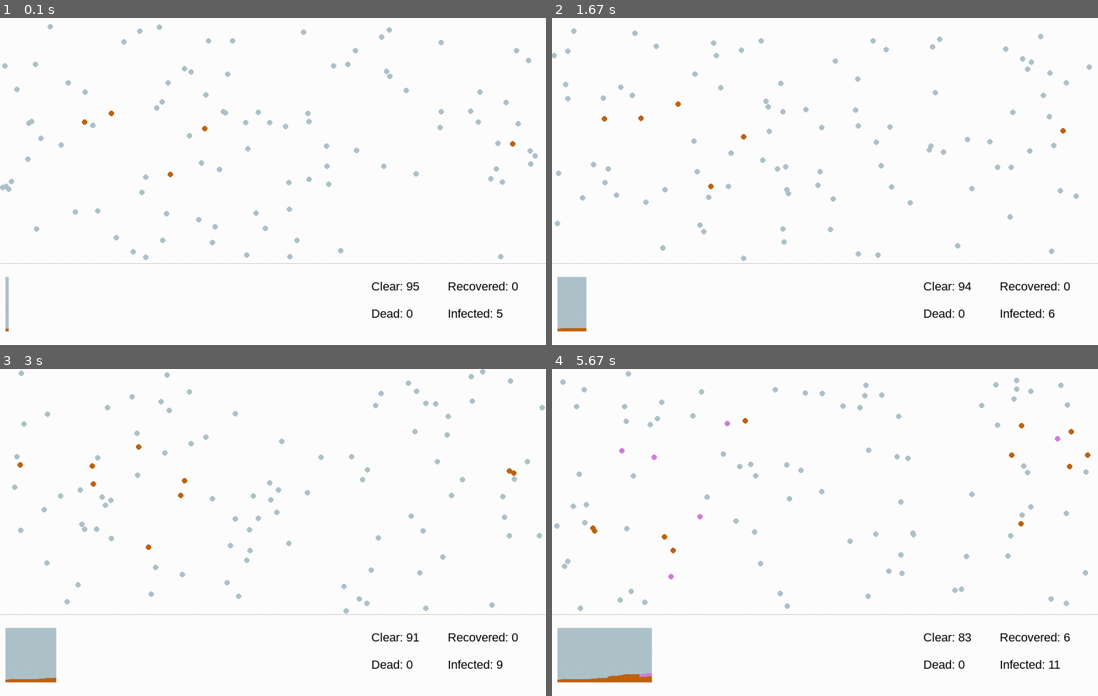
Above: before the commit, frames 1-4 (two rows, left to right).
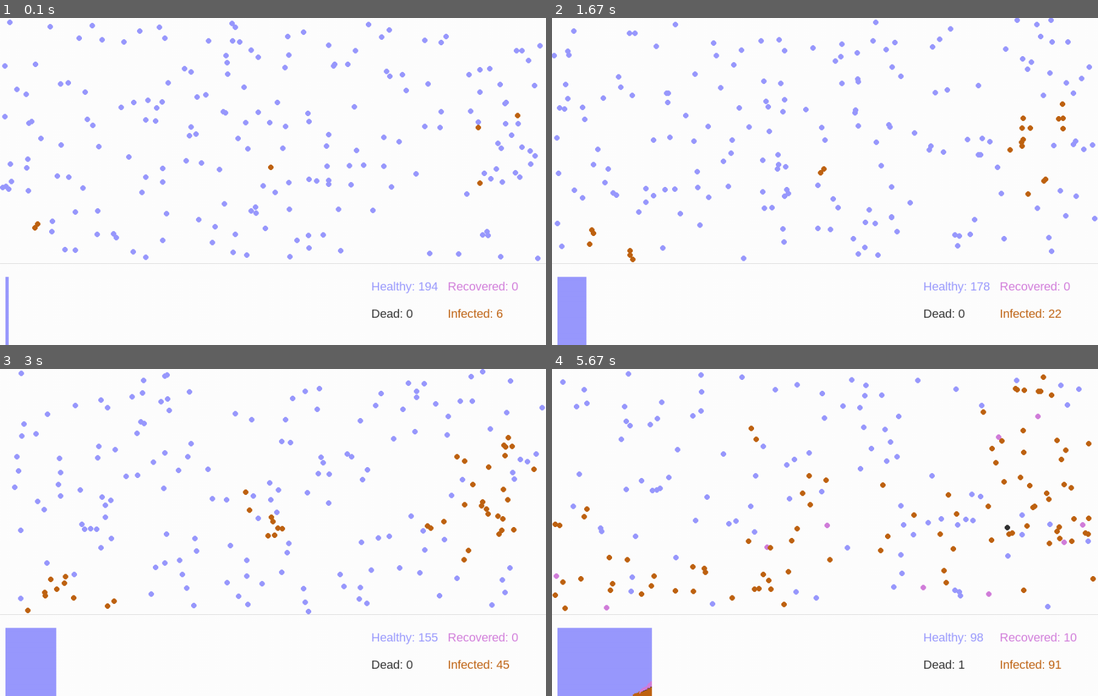
Above: after the commit, the same moments.

Repository: dansarno/pygame-pandemic-simulation
Game: pygame game, started from animation/animation.py
Two runs of this game, one before a commit and one after it. Both use one fixed random seed, a clock stepped at 60 frames per second and the inputs below.
Inputs:
- Up to frame 1 (0.1 s): no input
- Up to frame 2 (1.67 s): no input
- Up to frame 3 (3 s): no input
- Up to frame 4 (5.67 s): tap Enter every 0.33 s from 3.33 to 5.33 s

The runs differ from the first frame. In frame 1, 3.4% of the frame differs, in the area x 0-100%, y 0-100%; in frame 2, 4.5%; in frame 3, 5.6%; in frame 4, 7.8%.

Commit message:
Separated people colour from bg colour in config file. Text now renders in the same colours representing the people. is_it_over now changed to infection_free

Diff:
--- a/animation/animation.py
+++ b/animation/animation.py
@@ -8,7 +8,7 @@
 
 def render_plot(people, origin, frame):
     delta_y = 0
-    for stat, colours in zip(list(people.stats.items()), list(configs['appearance'].items())):
+    for stat, colours in zip(list(people.stats.items()), list(configs['appearance']['people'].items())):
         if stat[1] == 0:
             continue
         pygame.draw.rect(screen,
@@ -20,27 +20,27 @@
 
 def render_population(people, origin):
     for i, person in enumerate(people.persons):
-        if person.status == health.clear:
+        if person.status == health.healthy:
             pygame.draw.circle(screen,
-                               configs['appearance']['clear_colour'],
+                               configs['appearance']['people']['healthy_colour'],
                                tuple(person.pos.astype(int)),
                                configs['people']['radius'])
 
         if person.status == health.infected:
             pygame.draw.circle(screen,
-                               configs['appearance']['infected_colour'],
+                               configs['appearance']['people']['infected_colour'],
                                tuple(person.pos.astype(int)),
                                configs['people']['radius'])
 
         if person.status == health.recovered:
             pygame.draw.circle(screen,
-                               configs['appearance']['recovered_colour'],
+                               configs['appearance']['people']['recovered_colour'],
                                tuple(person.pos.astype(int)),
                                configs['people']['radius'])
 
         if person.days_dead < health.dead.frame_limit and person.status == health.dead:
             pygame.draw.circle(screen,
-                               configs['appearance']['dead_colour'],
+                               configs['appearance']['people']['dead_colour'],
                                tuple(person.pos.astype(int)),
                                configs['people']['radius'])
 
@@ -48,14 +48,16 @@
 def render_text(people, origin):
     # Cover text area
     pygame.draw.rect(screen,
-                     configs['appearance']['bg_colour'],
+                     configs['appearance']['background']['bg_colour'],
                      (650, 460, configs['environment']['dimensions'][0] - 460,
                       configs['environment']['dimensions'][1] - 400),
                      0)
     i = 0
     j = 0
-    for status, count in people.stats.items():
-        text = font.render(f"{status}: {count}".capitalize(), True, (0, 0, 0))
+    for stat, colours in zip(list(people.stats.items()), list(configs['appearance']['people'].items())):
+        text = font.render(f"{stat[0]}: {stat[1]}".capitalize(),
+                           True,
+                           colours[1])
         screen.blit(text, (origin[0] + (i * 140), (origin[1] + (j * 50))))
         if i == 1:
             i = 0
@@ -91,7 +93,7 @@
     our_population = population.People(our_world, configs['people']['number'], configs['people']['infected'])
     our_population.populate(configs['people']['radius'])
 
-    screen.fill(configs['appearance']['bg_colour'])
+    screen.fill(configs['appearance']['background']['bg_colour'])
 
     frame_number = 1
     # Run until the user asks to quit
@@ -105,13 +107,13 @@
 
         # Fill the background with the background colour
         pygame.draw.rect(screen,
-                         configs['appearance']['bg_colour'],
+                         configs['appearance']['background']['bg_colour'],
                          (0, 0, configs['environment']['dimensions'][0], configs['environment']['dimensions'][1] - 125),
                          0)
 
         # Draw line between simulation and the plot
         pygame.draw.rect(screen,
-                         (200, 200, 200),
+                         (220, 220, 220),
                          (0, configs['environment']['dimensions'][1] - 150, configs['environment']['dimensions'][0], 1),
                          0)
 
@@ -120,9 +122,9 @@
         our_population.test_population()
 
         render_population(our_population, [0, 0])
-        if not our_population.is_it_over:
+        if not our_population.infection_free:
             render_plot(our_population, [20, 475], frame_number)
-        render_text(our_population, [680, 480])
+            render_text(our_population, [680, 480])
 
         # Flip the display
         pygame.display.flip()
--- a/animation/config.yaml
+++ b/animation/config.yaml
@@ -7,13 +7,15 @@
   dimensions: [1000, 600]
 
 people:
-  number: 100
+  number: 200
   infected: 5
   radius: 5  # int
 
 appearance:
-  clear_colour: [175, 195, 203]
-  recovered_colour: [211, 126, 220]
-  dead_colour: [50, 50, 50]
-  infected_colour: [192, 99, 18]
-  bg_colour: [255, 255, 255]
+  people:
+    healthy_colour: [153, 153, 255]
+    recovered_colour: [211, 126, 220]
+    dead_colour: [50, 50, 50]
+    infected_colour: [192, 99, 18]
+  background:
+    bg_colour: [255, 255, 255]
--- a/animation/health.py
+++ b/animation/health.py
@@ -1,22 +1,17 @@
 import tools
 import numpy as np
-from random import randint
 
 configs = tools.load_yaml('config.yaml')
 
 
 class Status:
     def __init__(self, status, speed, frame_limit):
-        # self.infectious = infectious
-        # self.mobile = mobile
-        # self.alive = alive
-        # self.size = size
         self.status = status
         self.speed = speed
         self.frame_limit = frame_limit
 
 
-clear = Status('clear', tools.random_between(1, 2), np.nan)
+healthy = Status('healthy', tools.random_between(1, 2), np.nan)
 infected = Status('infected', tools.random_between(0.5, 1.5), tools.random_between(250, 350))
 recovered = Status('recovered', tools.random_between(1, 2), np.nan)
 dead = Status('dead', 0.0, tools.random_between(200, 250))
--- a/animation/population.py
+++ b/animation/population.py
@@ -6,7 +6,7 @@
 
 class Person:
     # add class variables here
-    def __init__(self, box, age, size, status=health.clear, days_infected=0, days_dead=0):
+    def __init__(self, box, age, size, status=health.healthy, days_infected=0, days_dead=0):
         self.box = box
         self.pos = np.random.rand(2) * self.box.dimensions
         self.age = age
@@ -50,7 +50,7 @@
         distance = math.hypot(delta[0], delta[1])
         if distance < self.size + other.size \
                 and (self.status == health.infected or other.status == health.infected) \
-                and (self.status == health.clear or other.status == health.clear):
+                and (self.status == health.healthy or other.status == health.healthy):
             self.transmission()
             other.transmission()
 
@@ -62,12 +62,12 @@
         self.box = box
         self.persons = []
         self.n_infected = n_infected
-        self.stats = {'clear': self.n_people - self.n_infected,
+        self.stats = {'healthy': self.n_people - self.n_infected,
                       'recovered': 0,
                       'dead': 0,
                       'infected': self.n_infected
                       }
-        self.is_it_over = False
+        self.infection_free = False
 
     def __len__(self):
         return len(self.persons)
@@ -100,13 +100,13 @@
             #     del person
 
     def test_population(self):
-        clear_count = 0
+        healthy_count = 0
         infected_count = 0
         dead_count = 0
         recovered_count = 0
         for person in self.persons:
-            if person.status == health.clear:
-                clear_count += 1
+            if person.status == health.healthy:
+                healthy_count += 1
             if person.status == health.infected:
                 infected_count += 1
             if person.status == health.dead:
@@ -115,9 +115,9 @@
                 recovered_count += 1
 
         if self.stats['infected'] == 0 and self.stats['recovered'] == recovered_count:
-            self.is_it_over = True
+            self.infection_free = True
 
-        self.stats = {'clear': clear_count,
+        self.stats = {'healthy': healthy_count,
                       'recovered': recovered_count,
                       'dead': dead_count,
                       'infected': infected_count
